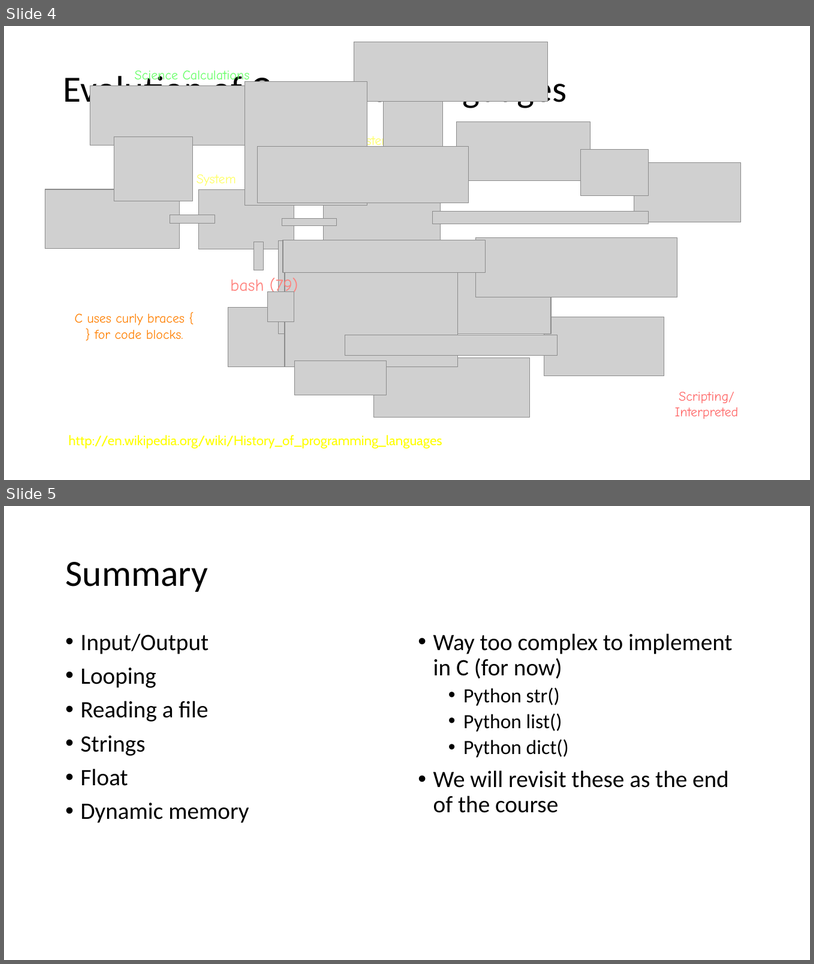
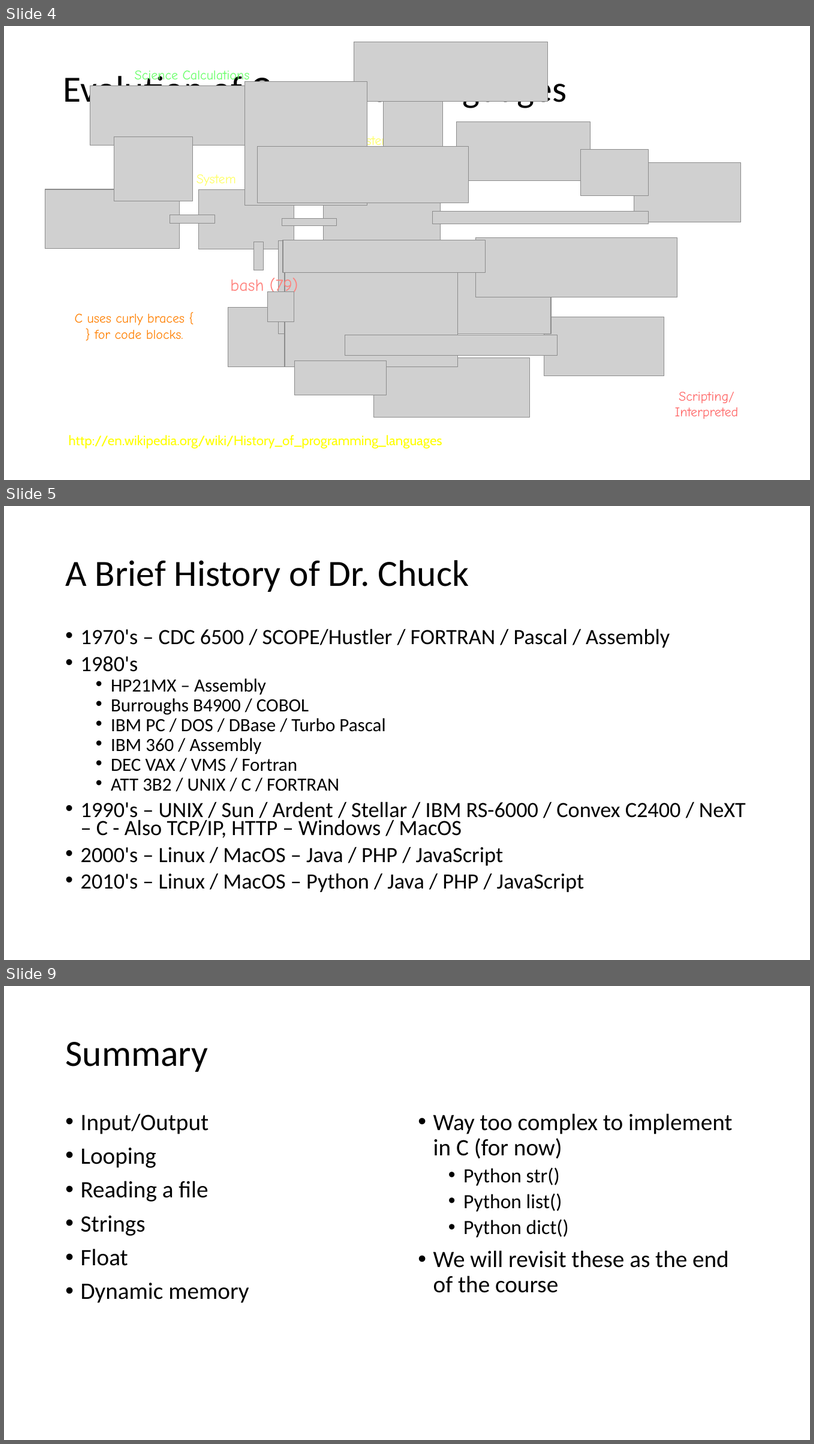
Before and after one commit to csev/cc4e, a slide deck: lectures/CC-01-History.pptx. Shown one above the other, each under a label of ours: slides 4 and 5 before the commit, slides 4, 5 and 9 after it; the slides between them are not shown. The pictures are 814x964 and 814x1444 pixels, drawn with LibreOffice and Linux fonts; fonts in the diff are those of the drawing; grey boxes stand for pictures; background and template pictures are left out. Boxes give left, top, right and bottom in pixels: in the first picture for what was removed or moved away, otherwise in the second. Text is boxed around its words. In the diff, an @@ line names an element or a change of style, - is before the commit and + after.

```diff
--- a/lectures/CC-01-History.pptx
+++ b/lectures/CC-01-History.pptx
@@ slide 5 added at box(4, 506, 810, 960), background #FFFFFF @@
@@ title added at box(65, 560, 469, 592), 44 pt, text #000000 @@
+A Brief History of Dr. Chuck
@@ text added at box(81, 628, 746, 892), 25.9 pt, text #000000 @@
+• 1970's – CDC 6500 / SCOPE/Hustler / FORTRAN / Pascal / Assembly
+• 1980's
+  • HP21MX – Assembly
+  • Burroughs B4900 / COBOL
+  • IBM PC / DOS / DBase / Turbo Pascal
+  • IBM 360 / Assembly
+  • DEC VAX / VMS / Fortran
+  • ATT 3B2 / UNIX / C / FORTRAN
+• 1990's – UNIX / Sun / Ardent / Stellar / IBM RS-6000 / Convex C2400 / NeXT – C - Also TCP/IP, HTTP – Windows / MacOS
+• 2000's – Linux / MacOS – Java / PHP / JavaScript
+• 2010's – Linux / MacOS – Python / Java / PHP / JavaScript
@@ what was slide 5 is now slide 9 @@
```
Also in this commit, not shown: 3 other slides added.
